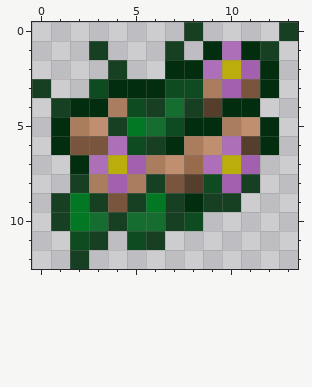
Two states of a pixel-art sprite, Items/Boss/Summon/AncientLog.png. Above is the file before it was changed.
The file is 28x26 pixels, drawn in blocks of 2x2; one block is one cell here.
Once edited:
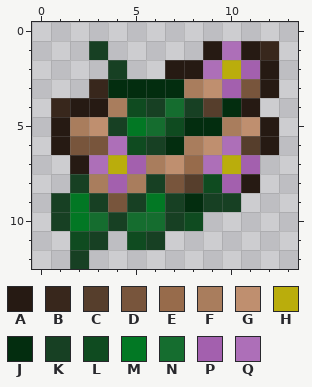
Palette (. is transparent): A #261a13  B #38271c  C #563e2c  D #78553c  E #976b4b  F #a97d5d  G #bf8f6f  H #baad0c  J #032d0f  K #174023  L #0f4b20  M #027824  N #156d2f  P #a360ae  Q #ad6fb8
The exact change:
y 0: x 8 K -> .; x 13 K -> .
y 1: x 7 K -> .; x 9 J -> A; x 11..12 JK -> AB
y 2: x 7..8 JJ -> AA; x 12 J -> A
y 3: x 0 K -> .; x 3 L -> B; x 7..9 LLF -> JFG; x 12 J -> A
y 4: x 1..3 KJJ -> BAA; x 11 J -> A
y 5..6: x 1 J -> A; x 12 J -> A
y 7: x 2 J -> A
y 8: x 11 K -> A
Boxes around the changes in both pictures, in picture pixels (x1, y1, x2, y2):
changed: (32, 22, 298, 193)
